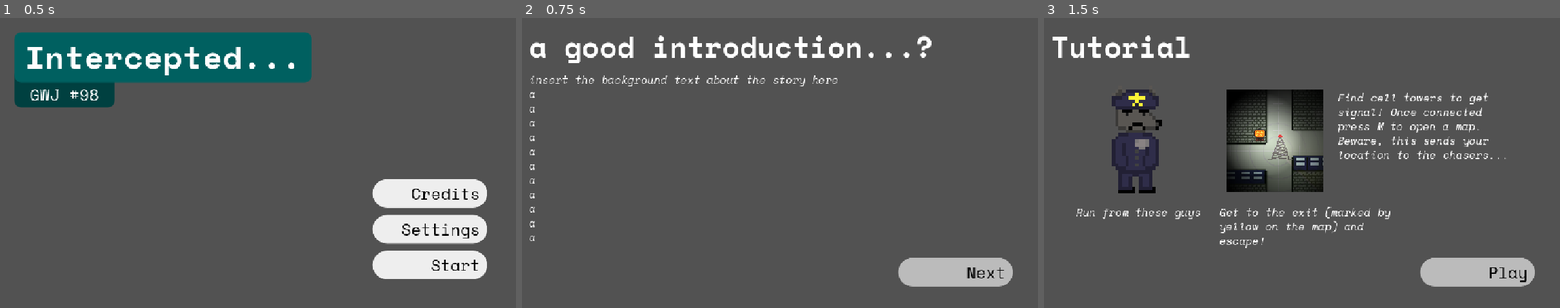
Above: before the commit, frames 1-3 (left to right).
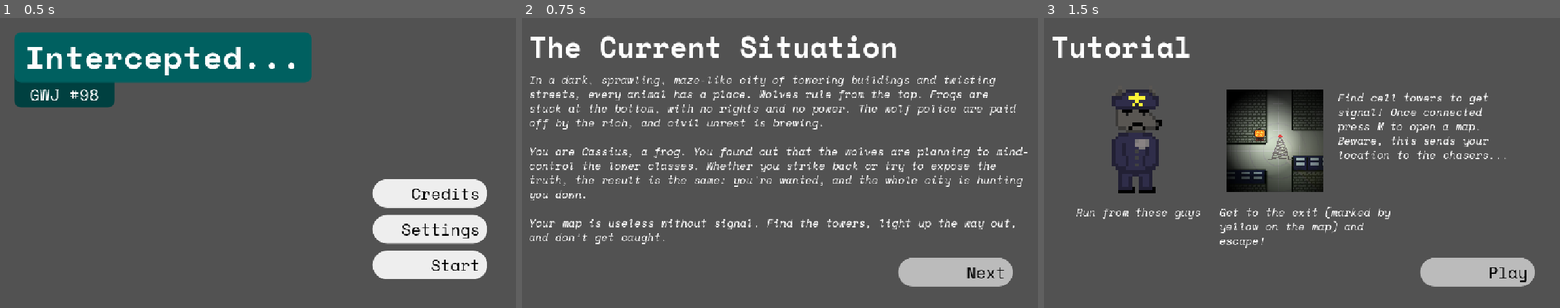
Above: after the commit, the same moments.

Repository: TurbogamesDev/godot-wild-jam-98
Game: Godot game, scene res://assets/scenes/ui/main_menu.tscn
Two runs of this game, one before a commit and one after it. Both use one fixed random seed, a clock stepped at 60 frames per second and the inputs below. The engine's default icon, where the game draws it, is replaced by a stand-in: a white triangle on a blue panel in a dark square.
Inputs:
- Up to frame 1 (0.5 s): no input
- Up to frame 2 (0.75 s): click "Start" at 0.5 s
- Up to frame 3 (1.5 s): click "Next" at 1.25 s

Frame 1 is identical in both runs. In frame 2, 8.7% of the frame differs, in the area x 1-98%, y 6-78%; in frame 3, nothing differs.

Commit message:
Fill in text of story components

Diff:
--- a/assets/scenes/story/pre_game_story.tscn
+++ b/assets/scenes/story/pre_game_story.tscn
@@ -35,7 +35,7 @@
 offset_top = 16.0
 offset_right = 56.0
 offset_bottom = 39.0
-text = "a good introduction...?"
+text = "The Current Situation"
 label_settings = SubResource("LabelSettings_xepy2")
 
 [node name="BodyText" type="Label" parent="." unique_id=1338136747]
@@ -45,18 +45,11 @@
 offset_top = 120.0
 offset_right = 1136.0
 offset_bottom = 512.0
-text = "insert the background text about the story here
-a
-a
-a
-a
-a
-a
-a
-a
-a
-a
-a"
+text = "In a dark, sprawling, maze-like city of towering buildings and twisting streets, every animal has a place. Wolves rule from the top. Frogs are stuck at the bottom, with no rights and no power. The wolf police are paid off by the rich, and civil unrest is brewing.
+
+You are Cassius, a frog. You found out that the wolves are planning to mind-control the lower classes. Whether you strike back or try to expose the truth, the result is the same: you're wanted, and the whole city is hunting you down.
+
+Your map is useless without signal. Find the towers, light up the way out, and don’t get caught."
 label_settings = SubResource("LabelSettings_qc24j")
 autowrap_mode = 3
 
--- a/assets/scenes/ui/death_screen.tscn
+++ b/assets/scenes/ui/death_screen.tscn
@@ -35,19 +35,21 @@
 offset_top = 16.0
 offset_right = 1136.0
 offset_bottom = 112.0
-text = "You Died..."
+text = "You Got Caught"
 label_settings = SubResource("LabelSettings_c7s1q")
 horizontal_alignment = 1
 
 [node name="BodyText" type="Label" parent="." unique_id=142798638]
+custom_maximum_size = Vector2(1120, 100)
 layout_mode = 0
 offset_left = 16.0
 offset_top = 216.0
 offset_right = 1136.0
 offset_bottom = 256.0
-text = "Insert some story relavant death message..."
+text = "You were caught in your tracks, and sent into the testing lab. Thanks for \"volunteering\" to be their first test subject!"
 label_settings = SubResource("LabelSettings_cqwy1")
 horizontal_alignment = 1
+autowrap_mode = 3
 
 [node name="ReturnToMenuButton" parent="." unique_id=2067039380 instance=ExtResource("3_rhjok")]
 layout_mode = 0
--- a/assets/scenes/ui/win_screen.tscn
+++ b/assets/scenes/ui/win_screen.tscn
@@ -40,16 +40,16 @@
 horizontal_alignment = 1
 
 [node name="BodyText" type="Label" parent="." unique_id=1071747686]
+custom_maximum_size = Vector2(1120, 100)
 layout_mode = 0
 offset_left = 16.0
 offset_top = 192.0
 offset_right = 1136.0
 offset_bottom = 292.0
-text = "Insert some story relavant victory message...
-a
-a"
+text = "You evaded the grasps of the wolf police, escaping the premises and venturing out into the wilderness. They still tried to hunt you down, but seeing their black money meet its boundaries, they let you off the hook."
 label_settings = SubResource("LabelSettings_qb8cc")
 horizontal_alignment = 1
+autowrap_mode = 3
 
 [node name="ReturnToMenuButton" parent="." unique_id=2067039380 instance=ExtResource("3_u0cew")]
 layout_mode = 0
